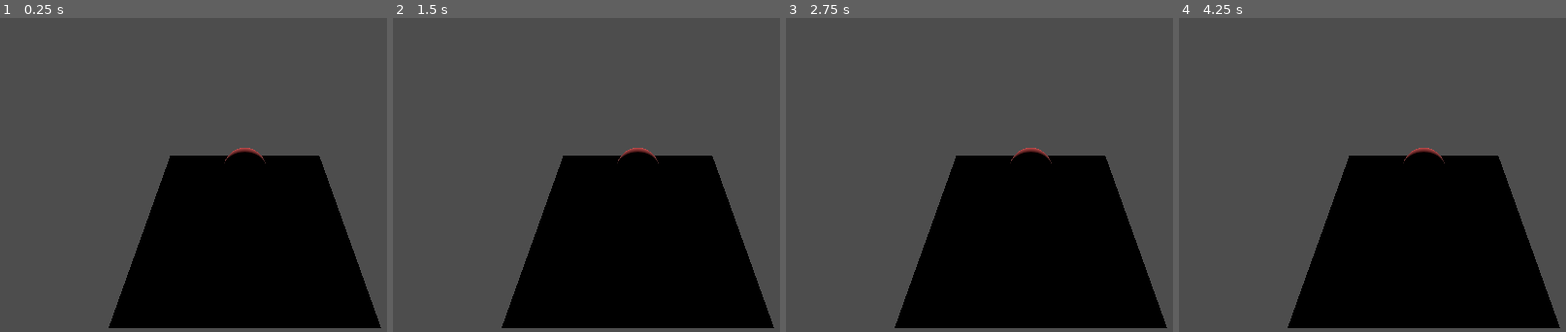
Above: before the commit, frames 1-4 (left to right).
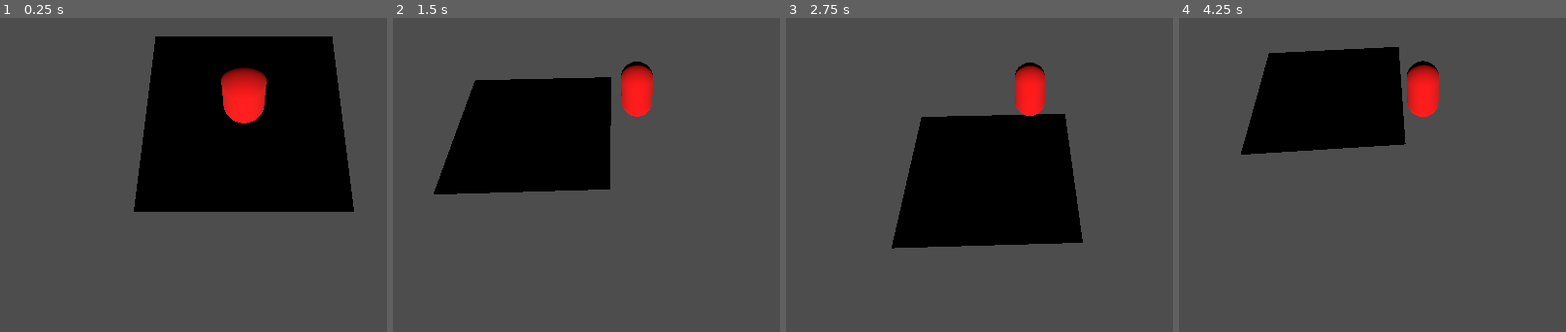
Above: after the commit, the same moments.

Repository: Dextonek/splicev2
Game: Godot game, scene res://node_3d.tscn
The game is run twice, just before and just after one commit, with the same random seed, the same clock (stepped at 60 frames per second) and the same inputs.
Inputs (mouse positions are in pixels of both pictures, inside the frame that each line leads up to):
- Up to frame 1 (0.25 s): no input
- Up to frame 2 (1.5 s): move the mouse to (outside the picture) at 0.52 s; click (outside the picture) at 0.67 s; move the mouse to (482, 137) at 1.27 s; click (482, 137) at 1.42 s
- Up to frame 3 (2.75 s): move the mouse to (1107, 18) at 2.02 s; click (1107, 18) at 2.17 s
- Up to frame 4 (4.25 s): move the mouse to (1384, 200) at 2.77 s; click (1384, 200) at 2.92 s; move the mouse to (outside the picture) at 3.52 s; click (outside the picture) at 3.67 s

The runs differ from the first frame. In frame 1, 43% of the frame differs, in the area x 28-99%, y 5-99%; in frame 2, 43%; in frame 3, 29%; in frame 4, 43%, in the area x 16-99%, y 9-99%.
Error before the commit: Parse Error: Too many arguments for "intersect_ray()" call. Expected at most 1 but received 2. (res://character_body_3d.gd:20)

Commit message:
movement god

Diff:
--- /dev/null
+++ b/camera.gd
@@ -0,0 +1,17 @@
+extends Camera3D
+
+@export var target_path: NodePath
+@export var smoothing: float = 5.0
+@export var offset: Vector3 = Vector3(0, 5, 10)
+
+var target: Node3D
+
+func _ready():
+	if target_path:
+		target = get_node(target_path)
+
+func _process(delta):
+	if target:
+		var target_pos = target.global_transform.origin + offset
+		global_transform.origin = global_transform.origin.lerp(target_pos, smoothing * delta)
+		look_at(target.global_transform.origin, Vector3.UP)
--- a/character_body_3d.gd
+++ b/character_body_3d.gd
@@ -1,40 +1,46 @@
 extends CharacterBody3D
 
-# Movement speed
-var speed: float = 5.0
+@export var speed: float = 5.0
+@export var follow_mouse: bool = false
+
 var target_position: Vector3 = Vector3.ZERO
-var is_moving: bool = false
 
-func _ready():
-	# Lock the mouse pointer to the screen
-	Input.set_mouse_mode(Input.MOUSE_MODE_VISIBLE)
+func _unhandled_input(event):
+	if event is InputEventMouseButton and event.button_index == MOUSE_BUTTON_LEFT:
+		follow_mouse = event.pressed
+		if follow_mouse:
+			update_target_position()
 
-func _input(event):
-	if event is InputEventMouseButton and event.button_index == MOUSE_BUTTON_LEFT and event.pressed:
-		# Get the clicked position using RayCast
-		var camera = get_viewport().get_camera_3d()
-		if camera:
-			var ray_origin = camera.project_ray_origin(event.position)
-			var ray_direction = camera.project_ray_normal(event.position)
-			var space_state = get_world_3d().direct_space_state
-			var result = space_state.intersect_ray(ray_origin, ray_origin + ray_direction * 1000)
-			if result:
-				target_position = result.position
-				is_moving = true
+func _process(delta):
+	if follow_mouse:
+		update_target_position()
+
+func update_target_position():
+	var camera = get_viewport().get_camera_3d()
+	var mouse_pos = get_viewport().get_mouse_position()
+	var ray_length = 1000
+	var from = camera.project_ray_origin(mouse_pos)
+	var to = from + camera.project_ray_normal(mouse_pos) * ray_length
+
+	var space_state = get_world_3d().direct_space_state
+	var query = PhysicsRayQueryParameters3D.create(from, to)
+	var result = space_state.intersect_ray(query)
+
+	if result:
+		target_position = result.position
+		# Keep the Y position the same as the player's current Y
+		target_position.y = global_position.y
 
 func _physics_process(delta):
-	if is_moving:
-		# Calculate direction to the target position
-		var direction = (target_position - global_transform.origin).normalized()
+	if target_position != Vector3.ZERO:
+		var direction = (target_position - global_position).normalized()
+		direction.y = 0  # Ensure movement only on X and Z axes
 
-		# Move the player towards the target position
-		velocity.x = direction.x * speed
-		velocity.z = direction.z * speed
+		if global_position.distance_to(target_position) > 0.1:
+			velocity = direction * speed
+		else:
+			velocity = Vector3.ZERO
+			if not follow_mouse:
+				target_position = Vector3.ZERO
 
-		# Stop when close to the target
-		if global_transform.origin.distance_to(target_position) < 0.1:
-			is_moving = false
-			velocity = Vector3.ZERO
-
-		# Apply the movement
-		velocity = move_and_slide(velocity, Vector3.UP)
+		move_and_slide()
--- a/node_3d.tscn
+++ b/node_3d.tscn
@@ -1,6 +1,7 @@
-[gd_scene load_steps=10 format=3 uid="uid://c015ldiihu1uv"]
+[gd_scene load_steps=11 format=3 uid="uid://c015ldiihu1uv"]
 
 [ext_resource type="Script" path="res://character_body_3d.gd" id="1_gchnf"]
+[ext_resource type="Script" path="res://camera.gd" id="1_ri8ox"]
 
 [sub_resource type="PlaneMesh" id="PlaneMesh_2or6q"]
 size = Vector2(5, 5)
@@ -22,6 +23,13 @@
 [sub_resource type="CapsuleShape3D" id="CapsuleShape3D_1h352"]
 
 [node name="Node3D" type="Node3D"]
+
+[node name="Camera" type="Camera3D" parent="."]
+transform = Transform3D(-0.999995, 0.000175815, -0.00303179, -0.00138297, 0.862434, 0.506167, 0.00270371, 0.506169, -0.86243, 0, 8.01868, -8.27585)
+fov = 54.7527
+script = ExtResource("1_ri8ox")
+target_path = NodePath("../CharacterBody3D")
+offset = Vector3(0, 10, 10)
 
 [node name="DirectionalLight3D" type="DirectionalLight3D" parent="."]
 
@@ -50,8 +58,3 @@
 [node name="CollisionShape3D" type="CollisionShape3D" parent="CharacterBody3D"]
 transform = Transform3D(1, 0, 0, 0, 1, 0, 0, 0, 1, 0, 1.10129, 0)
 shape = SubResource("CapsuleShape3D_1h352")
-
-[node name="Camera" type="Camera3D" parent="CharacterBody3D"]
-transform = Transform3D(-0.999995, 0.000175821, -0.00303179, -0.00138297, 0.862434, 0.506167, 0.00270371, 0.506169, -0.86243, 0, 6.01527, -5)
-
-[node name="RayCast3D" type="RayCast3D" parent="CharacterBody3D"]
